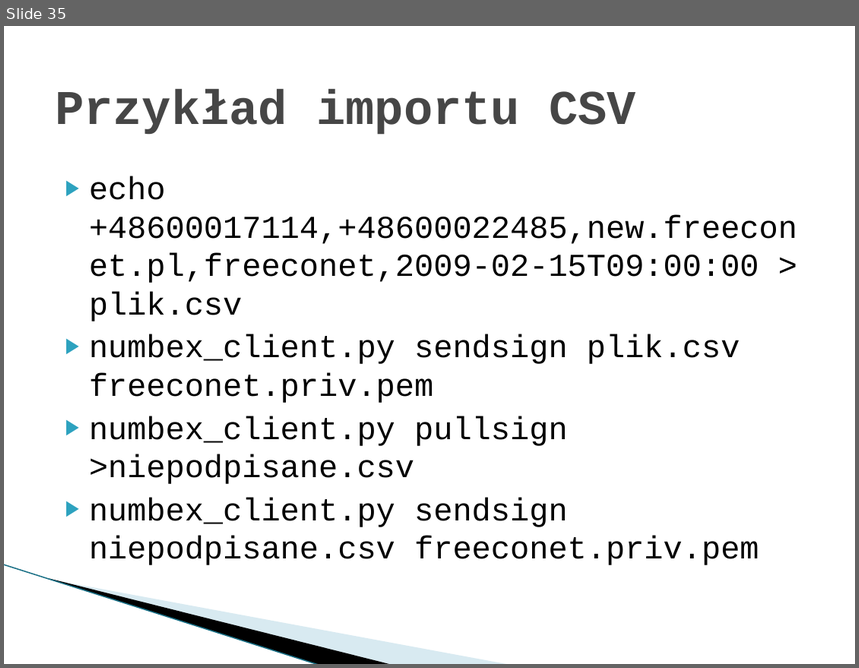
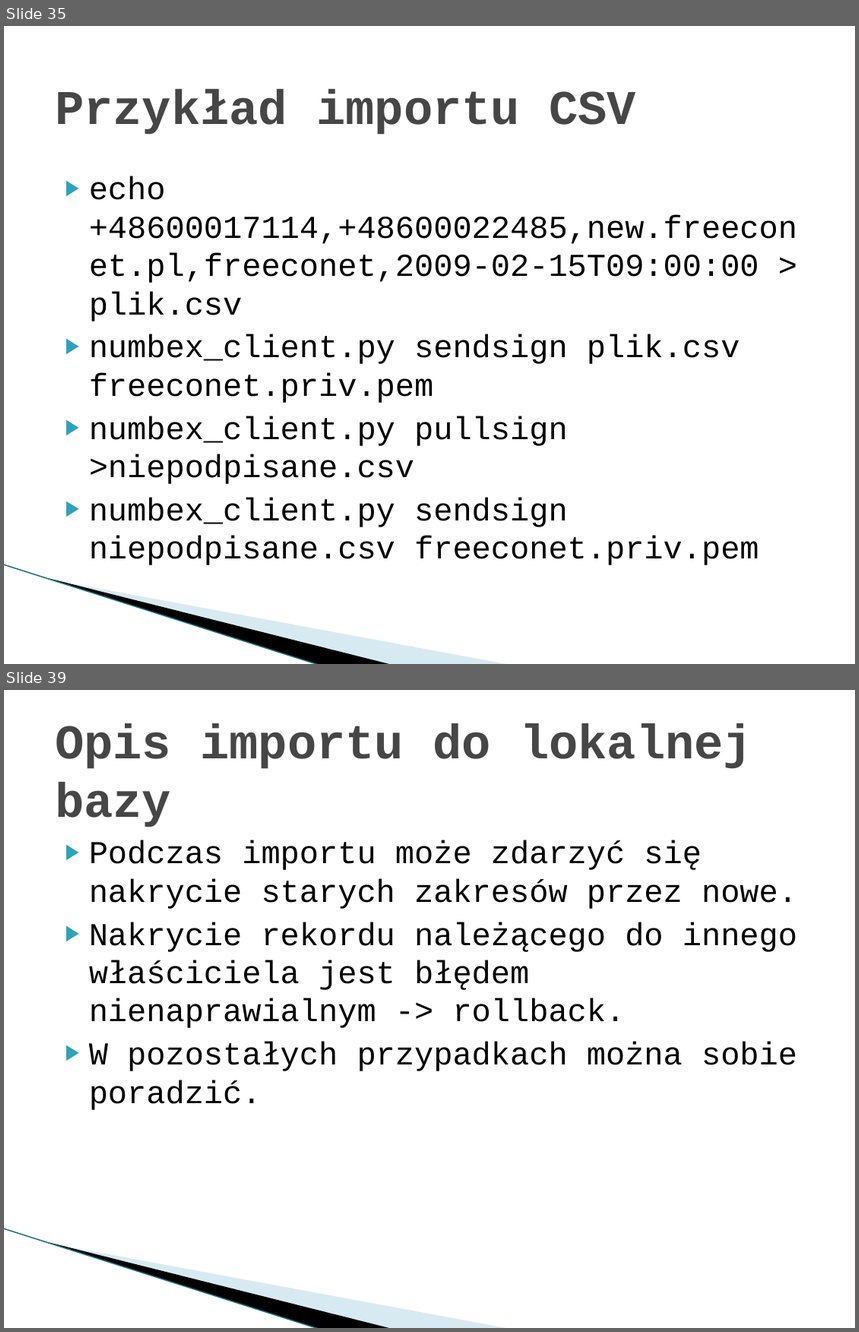
Before and after one commit to imbaczek/numbex, a slide deck: docs/NumbexFinalPresentation.pptx. Shown one above the other, each under a label of ours: slide 35 before the commit, slides 35 and 39 after it; the slides between them are not shown. The pictures are 859x668 and 859x1332 pixels, drawn with LibreOffice and Linux fonts; fonts in the diff are those of the drawing; background and template pictures are left out. Boxes give left, top, right and bottom in pixels: in the first picture for what was removed or moved away, otherwise in the second. Text is boxed around its words. In the diff, an @@ line names an element or a change of style, - is before the commit and + after.

```diff
--- a/docs/NumbexFinalPresentation.pptx
+++ b/docs/NumbexFinalPresentation.pptx
@@ slide 39 added at box(4, 690, 855, 1328), background #FFFFFF; not listed: 3 template elements that a slide beside it also shows @@
@@ title added at box(55, 724, 753, 827), 41 pt, text #464646, bold @@
+Opis importu do lokalnej bazy
@@ text added at box(89, 840, 797, 1110), 27 pt, text #000000 @@
+▶ Podczas importu może zdarzyć się nakrycie starych zakresów przez nowe.
+▶ Nakrycie rekordu należącego do innego właściciela jest błędem nienaprawialnym -> rollback.
+▶ W pozostałych przypadkach można sobie poradzić.
```
Also in this commit, not shown: 1 slide changed, 12 other slides added.
